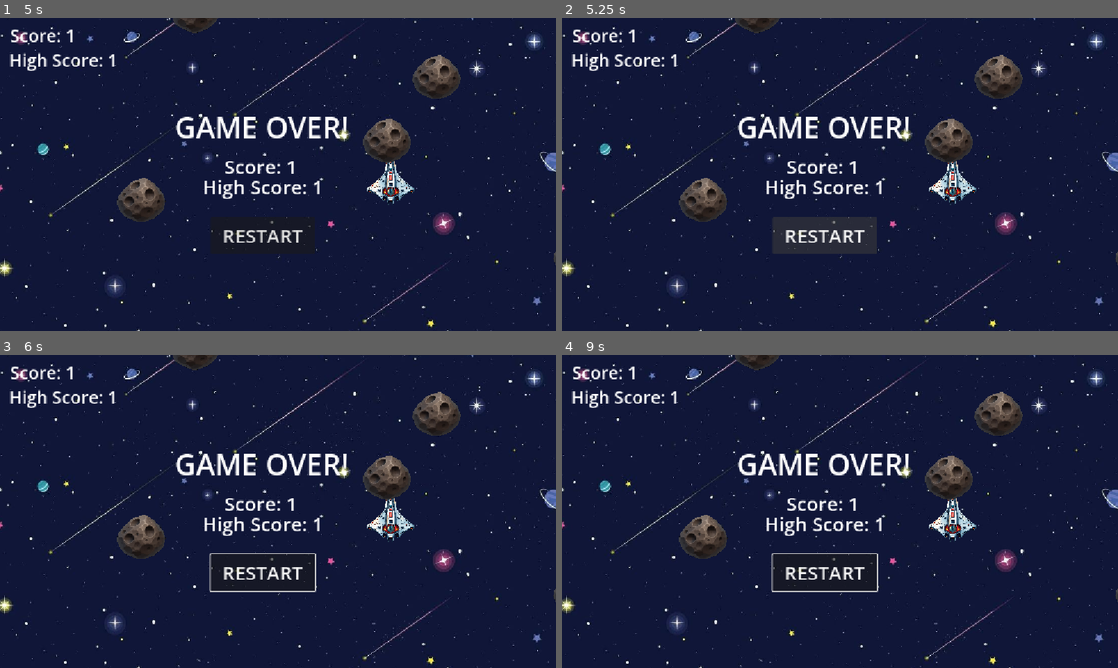
Above: before the commit, frames 1-4 (two rows, left to right).
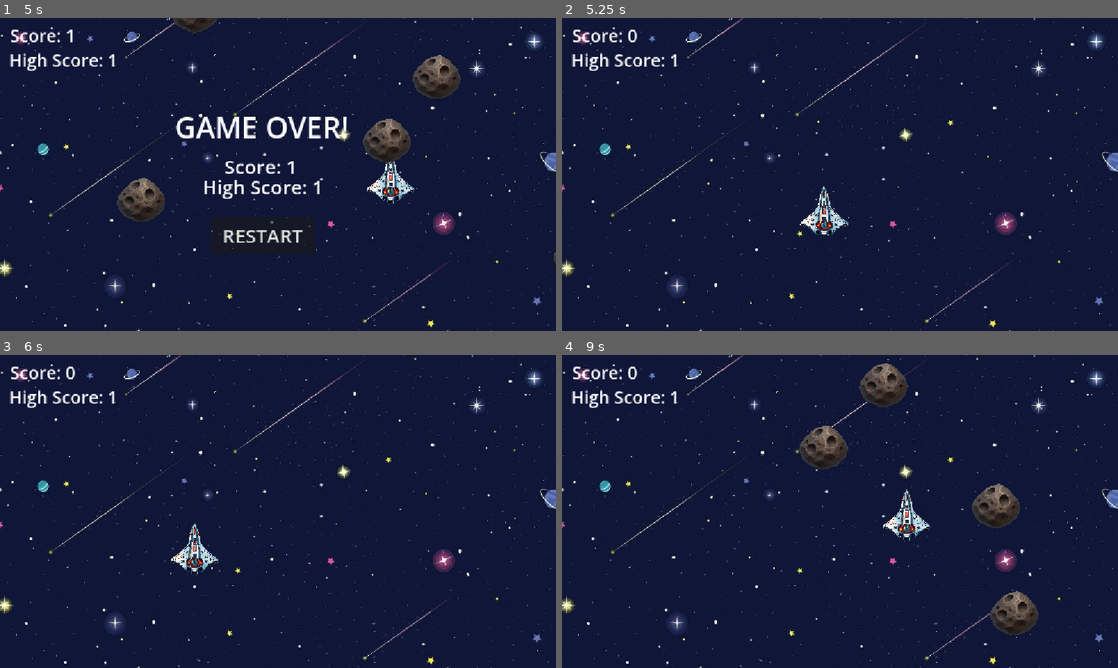
Above: after the commit, the same moments.

Repository: pranjal-irl/astro-dash
Game: Godot game, scene res://main.tscn
Same seed, same stepped clock (60 frames per second), same inputs: the game is played once before the commit and once after it.
Inputs (mouse positions are in pixels of both pictures, inside the frame that each line leads up to):
- Up to frame 1 (5 s): click "START" at 0.5 s; tap Enter at 1.25 s; move the mouse to (400, 158) at 1.27 s; hold Right (ui_right) 1.28-2.03 s; tap Alt at 1.35, 2.85, 4.35 s; click (400, 158) at 1.42 s; move the mouse to (166, 190) at 2.02 s; hold Down (ui_down) 2.03-2.78 s; tap Shift at 2.1, 3.6 s; move the mouse to (333, 105) at 2.77 s; hold Right (ui_right) 2.78-3.53 s; move the mouse to (250, 237) at 3.52 s; hold Up (ui_up) 3.53-4.28 s; click (250, 237) at 3.67 s; move the mouse to (444, 221) at 4.27 s; hold Left (ui_left) from 4.28 s (still down)
- Up to frame 2 (5.25 s): release Left (ui_left) at 5 s; click (823, 237) at 5 s, where only the run after the commit has a clickable "RESTART"
- Up to frame 3 (6 s): tap Space at 5.75 s; move the mouse to (111, 464) at 5.77 s; hold Left (ui_left) from 5.78 s (still down); tap Shift at 5.85 s
- Up to frame 4 (9 s): move the mouse to (867, 511) at 6.52 s; release Left (ui_left) at 6.53 s; hold Down (ui_down) 6.53-7.28 s; tap Alt at 6.6, 8.1 s; click (867, 511) at 6.67 s; move the mouse to (756, 433) at 7.27 s; hold Right (ui_right) 7.28-8.03 s; tap Shift at 7.35, 8.85 s; move the mouse to (962, 495) at 8.02 s; hold Up (ui_up) 8.03-8.78 s; move the mouse to (728, 527) at 8.77 s; hold Right (ui_right) from 8.78 s (still down); click (728, 527) at 8.92 s

Frame 1 is identical in both runs. In frame 2, 7.2% of the frame differs, in the area x 11-100%, y 0-79%; in frame 3, 6.1%; in frame 4, 9.4%, in the area x 11-100%, y 0-90%.

Commit message:
added restart button on game over screen

Diff:
--- /dev/null
+++ b/global.gd
@@ -0,0 +1,4 @@
+extends Node
+
+var high_score = 0
+var restarting = false
--- a/main.gd
+++ b/main.gd
@@ -3,7 +3,6 @@
 @onready var game_over_screen = $"CanvasLayer/GameOverScreen"
 
 var score = 0
-var high_score = 0
 
 var lanes = [
 	Vector2(0, 230),
@@ -20,16 +19,23 @@
 
 	$CanvasLayer/Score.text = "Score: " + str(score)
 
-	if score>high_score :
-		high_score = score
+	if score>Global.high_score :
+		Global.high_score = score
 
-	$CanvasLayer/HighScore.text = "High Score: " + str(high_score)
+	$CanvasLayer/HighScore.text = "High Score: " + str(Global.high_score)
 
 @export var asteroid_scene : PackedScene
 
 func _ready():
 	$Timer.stop()
 	game_over_screen.visible = false
+
+	if Global.restarting:
+		Global.restarting = false
+		$CanvasLayer/StartScreen.visible = false
+		$Timer.start()
+	else:
+		$CanvasLayer/StartScreen.visible = true
 
 func _on_timer_timeout() -> void:
 	var asteroid = asteroid_scene.instantiate()
@@ -52,7 +58,8 @@
 	$Timer.start()
 
 
-func _on_button_pressed() -> void:
+func _on_restart_pressed() -> void:
+	Global.restarting = true
 	get_tree().paused = false
 	get_tree().reload_current_scene()
 
@@ -61,4 +68,4 @@
 	$CanvasLayer/GameOverScreen.visible = true
 
 	$CanvasLayer/GameOverScreen/ScoreLabel.text = "Score: " + str(score)
-	$CanvasLayer/GameOverScreen/HighScoreLabel.text = "High Score: " + str(high_score)
+	$CanvasLayer/GameOverScreen/HighScoreLabel.text = "High Score: " + str(Global.high_score)
--- a/main.tscn
+++ b/main.tscn
@@ -104,7 +104,8 @@
 theme_override_font_sizes/font_size = 40
 text = "High Score: 0"
 
-[node name="Button" type="Button" parent="CanvasLayer/GameOverScreen" unique_id=1487676312]
+[node name="Restart" type="Button" parent="CanvasLayer/GameOverScreen" unique_id=1487676312]
+process_mode = 2
 layout_mode = 0
 offset_left = 436.0
 offset_top = 412.0
@@ -115,4 +116,4 @@
 
 [connection signal="timeout" from="Timer" to="." method="_on_timer_timeout"]
 [connection signal="pressed" from="CanvasLayer/StartScreen/Start" to="." method="_on_start_pressed"]
-[connection signal="pressed" from="CanvasLayer/GameOverScreen/Button" to="." method="_on_button_pressed"]
+[connection signal="pressed" from="CanvasLayer/GameOverScreen/Restart" to="." method="_on_restart_pressed"]
--- a/project.godot
+++ b/project.godot
@@ -14,6 +14,10 @@
 run/main_scene="uid://bf8pg5771ted1"
 config/features=PackedStringArray("4.7", "Forward Plus")
 config/icon="res://icon.svg"
+
+[autoload]
+
+Global="*uid://cmbs14ltdg8mg"
 
 [display]
 
Not shown, added: export_presets.cfg
Not shown, added: global.gd.uid
Not shown, added: .DS_Store
